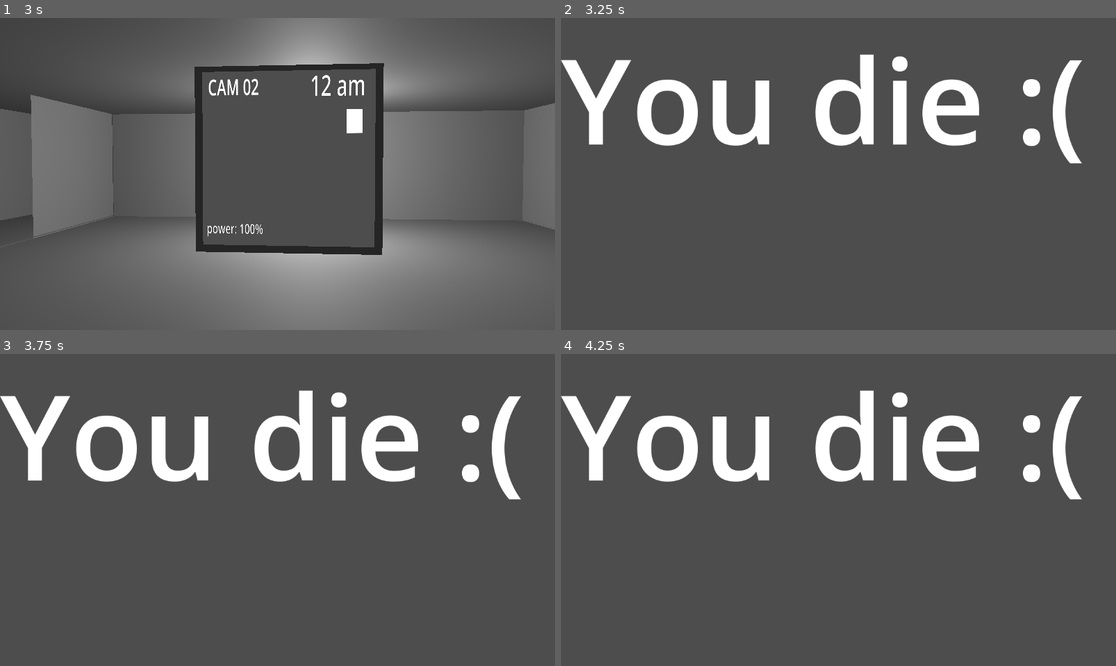
Above: before the commit, frames 1-4 (two rows, left to right).
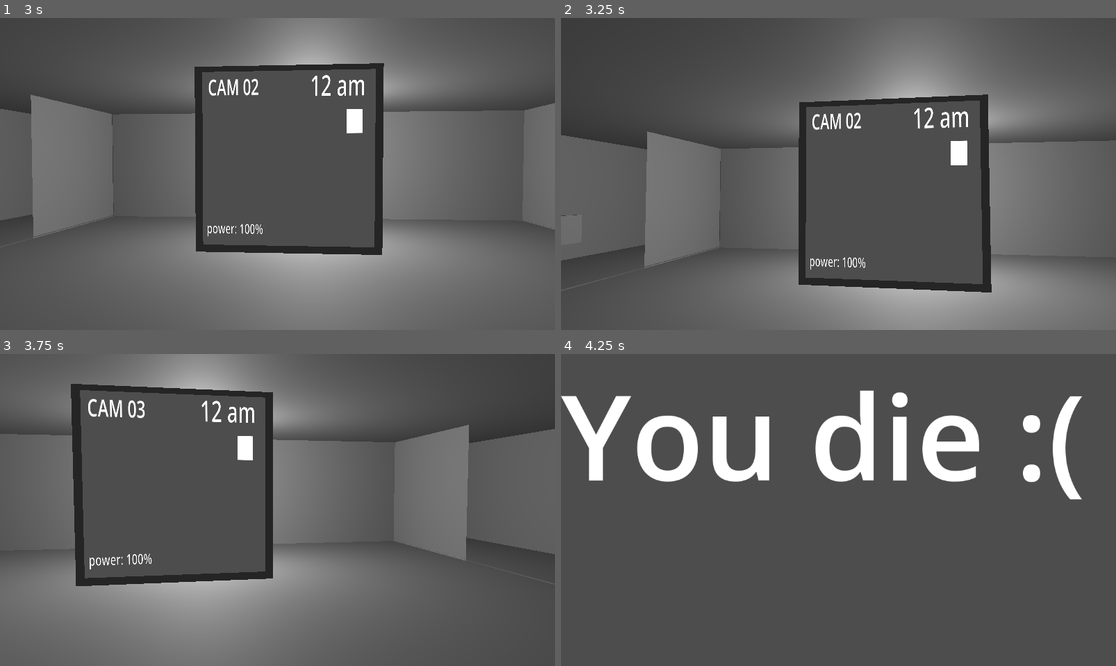
Above: after the commit, the same moments.

Repository: BrazlyBearWolf/fnaf-godot-game
Game: Godot game, scene res://Scenes/main.tscn
The game is run twice, just before and just after one commit, with the same random seed, the same clock (stepped at 60 frames per second) and the same inputs.
Inputs (mouse positions are in pixels of both pictures, inside the frame that each line leads up to):
- Up to frame 1 (3 s): tap Enter at 0.5, 2 s; move the mouse to (399, 158) at 0.52 s; hold D (ToggleRightDoor) 0.53-1.25 s; click (399, 158) at 0.67 s; tap Space at 1.25, 2.75 s; drag from (166, 189) to (249, 236) at 1.27 s; move the mouse to (333, 105) at 2.02 s; hold D (ToggleRightDoor) 2.03-2.75 s; drag from (249, 236) to (111, 127) at 2.77 s
- Up to frame 2 (3.25 s): no input
- Up to frame 3 (3.75 s): tap Enter at 3.5 s; move the mouse to (444, 556) at 3.52 s; hold A (ToggleLeftDoor) from 3.53 s (still down)
- Up to frame 4 (4.25 s): keep holding A (ToggleLeftDoor)

Frame 1 is identical in both runs. In frame 2, 41% of the frame differs, in the area x 0-100%, y 0-100%; in frame 3, 44%; in frame 4, nothing differs.

Commit message:
added some more complex ai and fixed door bug

Diff:
--- a/Scenes/EnemyScript1.gd
+++ b/Scenes/EnemyScript1.gd
@@ -1,4 +1,5 @@
 extends Node3D
+class_name EnemyScript1
 
 @export_category("Drag drop")
 
@@ -11,7 +12,7 @@
 @export_category("Charateristics")
 @export var aiLevel_int := 10
 
-
+var newMoveIndex: int
 
 var dice: int
 var moveIndex_int :=0
@@ -31,7 +32,25 @@
 func _Move_Enemy():
 
 
-	moveIndex_int = randi_range(0, moveLocations.size() - 1)
+
+	if newMoveIndex > 0:
+		var randomForwardback: int
+
+		randomForwardback = randi_range(0, randi_range(0, 1))
+
+		match randomForwardback:
+			0:
+				newMoveIndex = newMoveIndex + randi_range(newMoveIndex, newMoveIndex + 1)
+			1:
+				newMoveIndex = newMoveIndex - 1
+
+	else:
+		newMoveIndex = newMoveIndex + 1
+
+	if newMoveIndex > moveLocations.size() - 1:
+		newMoveIndex = 0
+
+	moveIndex_int = newMoveIndex
 
 	set_transform(moveLocations[moveIndex_int])
 
@@ -43,7 +62,7 @@
 
 
 
-	pass
+
 
 
 
@@ -61,19 +80,23 @@
 # Called every frame. 'delta' is the elapsed time since the previous frame.
 func _process(delta):
 
-
+# when door is open and enemy is in door, enemy can attack after a certain time
 	if attackTimer.is_stopped() \
 	and PlayerVariables.isLeftDoorOpen_bool == true \
 	and initializeAttack_bool == true:
 
 		_Attack_Player()
 
-	if attackTimer.is_stopped() and PlayerVariables.isLeftDoorOpen_bool == false:
-
+# when door is closed and the enemy is there. the enemy goes to a starting position
+	if attackTimer.is_stopped() \
+	and initializeAttack_bool == true \
+	and PlayerVariables.isLeftDoorOpen_bool == false:
+		newMoveIndex = 0
 		chanceTimer.start()
 		attackTimer.stop()
 		initializeAttack_bool = false
 		set_transform(moveLocations[0])
 
+# After every time the chance timer reaches 0 (and the enemy  isn't attacking) they have a chance to move
 	if chanceTimer.is_stopped() and initializeAttack_bool == false:
 		_Chance_To_Move()
--- a/Scripts/Door_scripts/door_button.gd
+++ b/Scripts/Door_scripts/door_button.gd
@@ -8,8 +8,6 @@
 	pass # Replace with function body.
 
 func _Toggle_Door_Light():
-
-
 	if PlayerVariables.leftDoorIndex_int == 1:
 		light.hide()
 	else:
